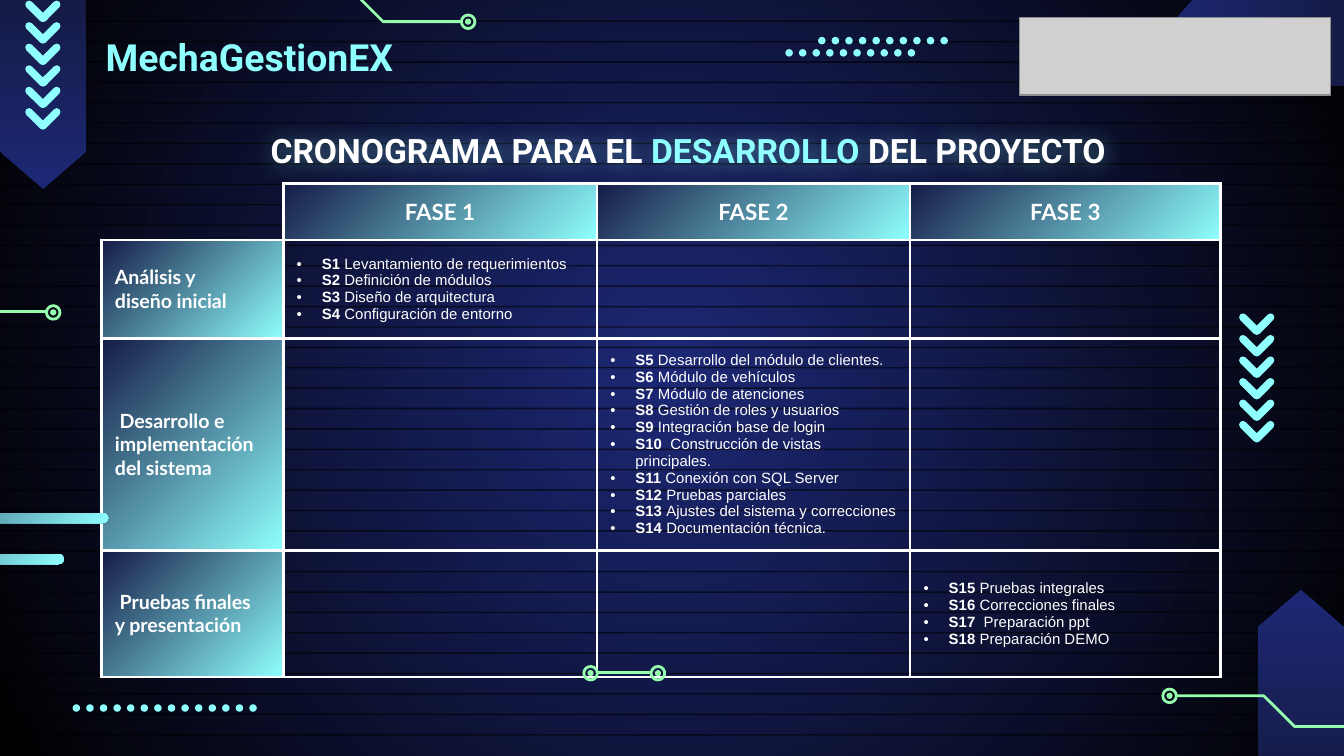
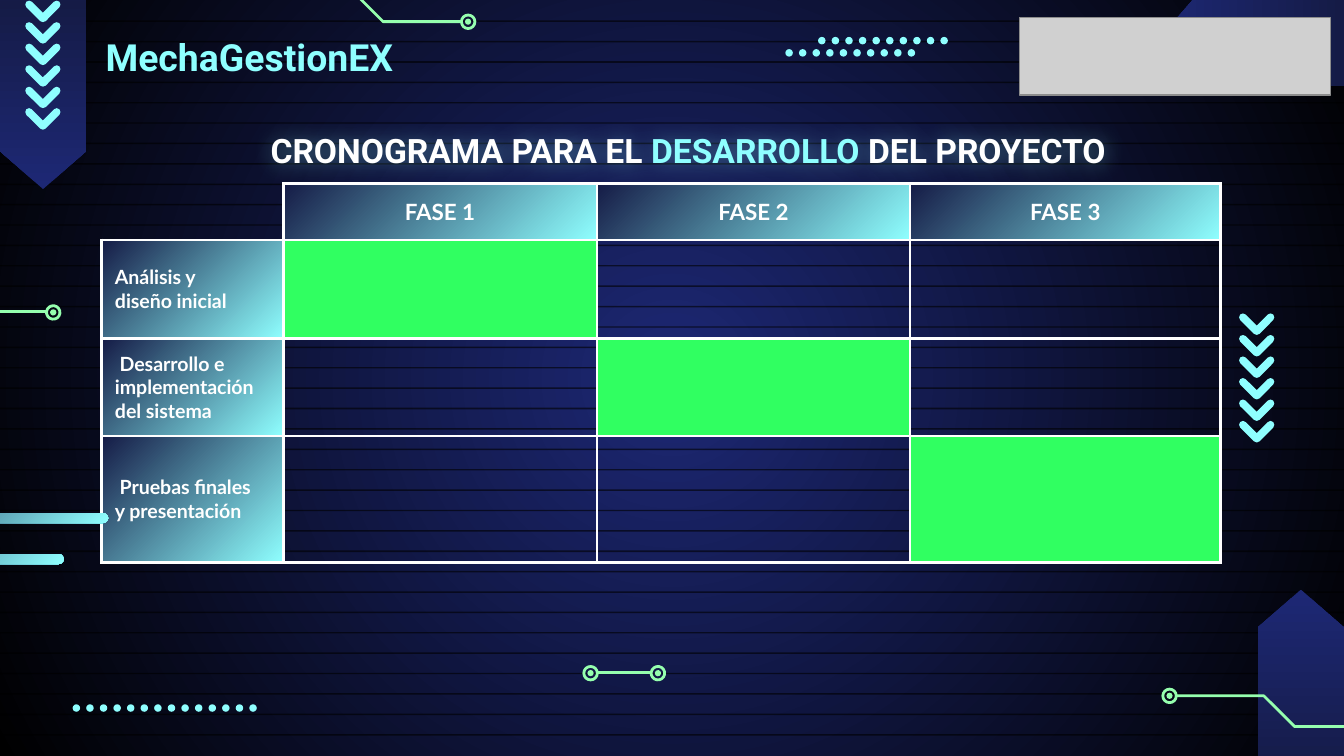
Before and after one commit to Sythrex/Capstone_grupo_4, a slide deck: slide 9 of Fase 3/Evidencias grupales/Presentacion Final del proyecto (Espanol).pptx (slide 11 before the commit). Drawn at 1344x756 pixels with LibreOffice and Linux fonts; fonts in the diff are those of the drawing; grey boxes stand for pictures. Boxes give left, top, right and bottom in pixels: in the first picture for what was removed or moved away, otherwise in the second. Text is boxed around its words. In the diff, an @@ line names an element or a change of style, - is before the commit and + after.

Commit message:
Fix: PPT

```diff
--- a/Fase 3/Evidencias grupales/Presentacion Final del proyecto (Espanol).pptx
+++ b/Fase 3/Evidencias grupales/Presentacion Final del proyecto (Espanol).pptx
@@ table at bbox=[102, 184, 1220, 564] @@
-row 2, column 2: S1 Levantamiento de requerimientos / S2 Definición de módulos / S3 Diseño de arquitectura / S4 Configuración de entorno
+row 2, column 2: 
-row 3, column 3: S5 Desarrollo del módulo de clientes. / S6 Módulo de vehículos / S7 Módulo de atenciones / S8 Gestión de roles y usuarios / S9 Integración base de login / S10 Construcción de vistas principales. / S11 Conexión con SQL Server / S12 Pruebas parciales / S13 Ajustes del sistema y correcciones / S14 Documentación técnica.
+row 3, column 3: 
-row 4, column 4: S15 Pruebas integrales / S16 Correcciones finales / S17 Preparación ppt / S18 Preparación DEMO
+row 4, column 4: 
@@ fill none to #30FF61 in 3 cells @@
```
Also in this commit, not shown: 3 other slides changed, 2 slides removed.
